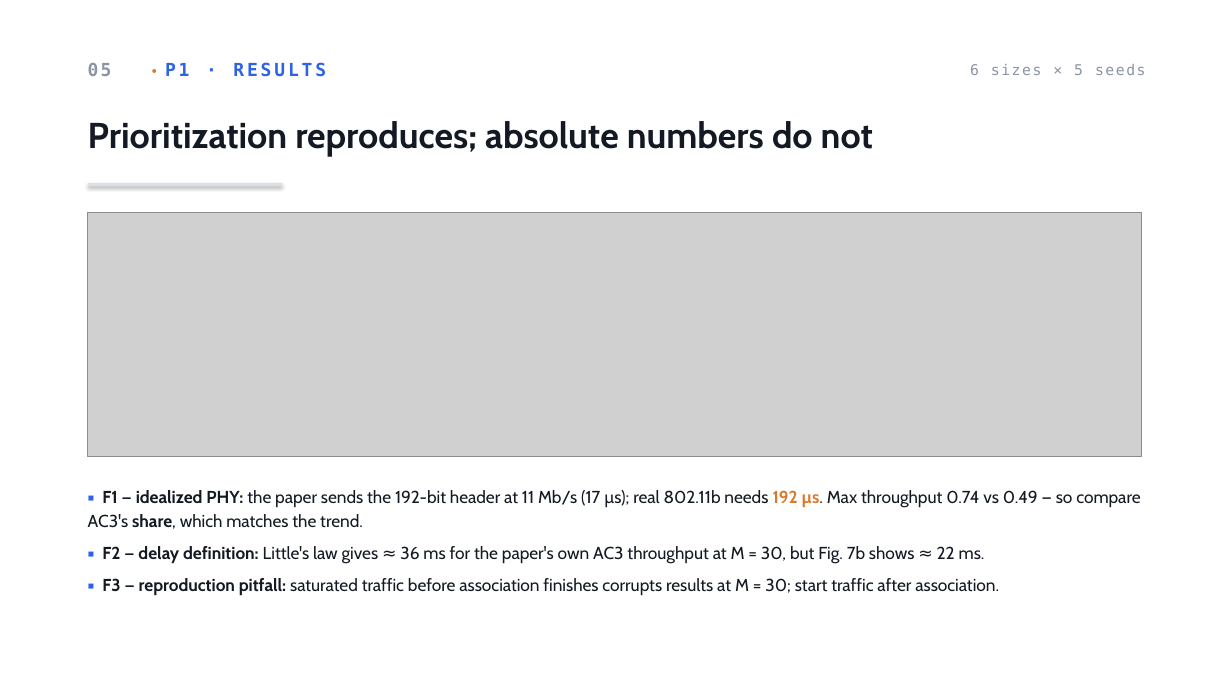
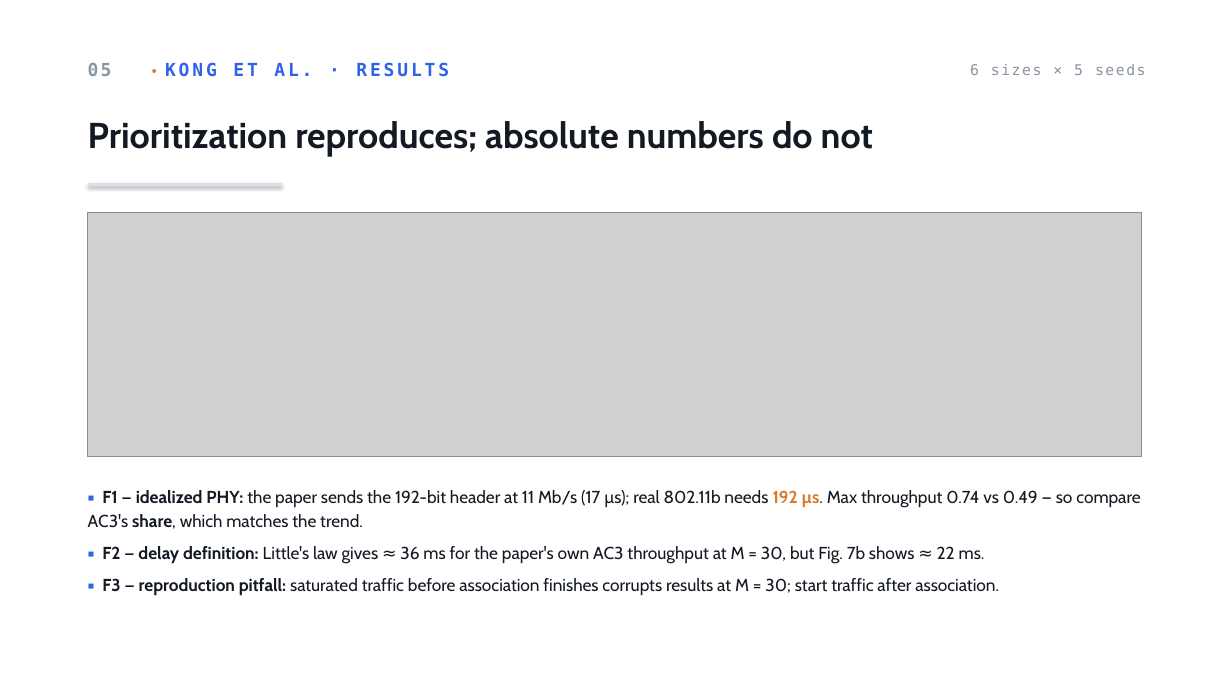
Before and after one commit to AhmadRifqi86/MWN-2026-M11402804-Rifqi, a slide deck: slide 6 of assets/ppt/a3-M11402804-AhmadRifqi.pptx. Drawn at 1232x693 pixels with LibreOffice and Linux fonts; fonts in the diff are those of the drawing; grey boxes stand for pictures. Boxes give left, top, right and bottom in pixels: in the first picture for what was removed or moved away, otherwise in the second. Text is boxed around its words. In the diff, an @@ line names an element or a change of style, - is before the commit and + after.

```diff
--- a/assets/ppt/a3-M11402804-AhmadRifqi.pptx
+++ b/assets/ppt/a3-M11402804-AhmadRifqi.pptx
@@ text at (88, 62, 449, 77): text changed @@
-05 • P1 · RESULTS
+05 • KONG ET AL. · RESULTS
```
Also in this commit, not shown: 10 other slides changed, 1 other file.
